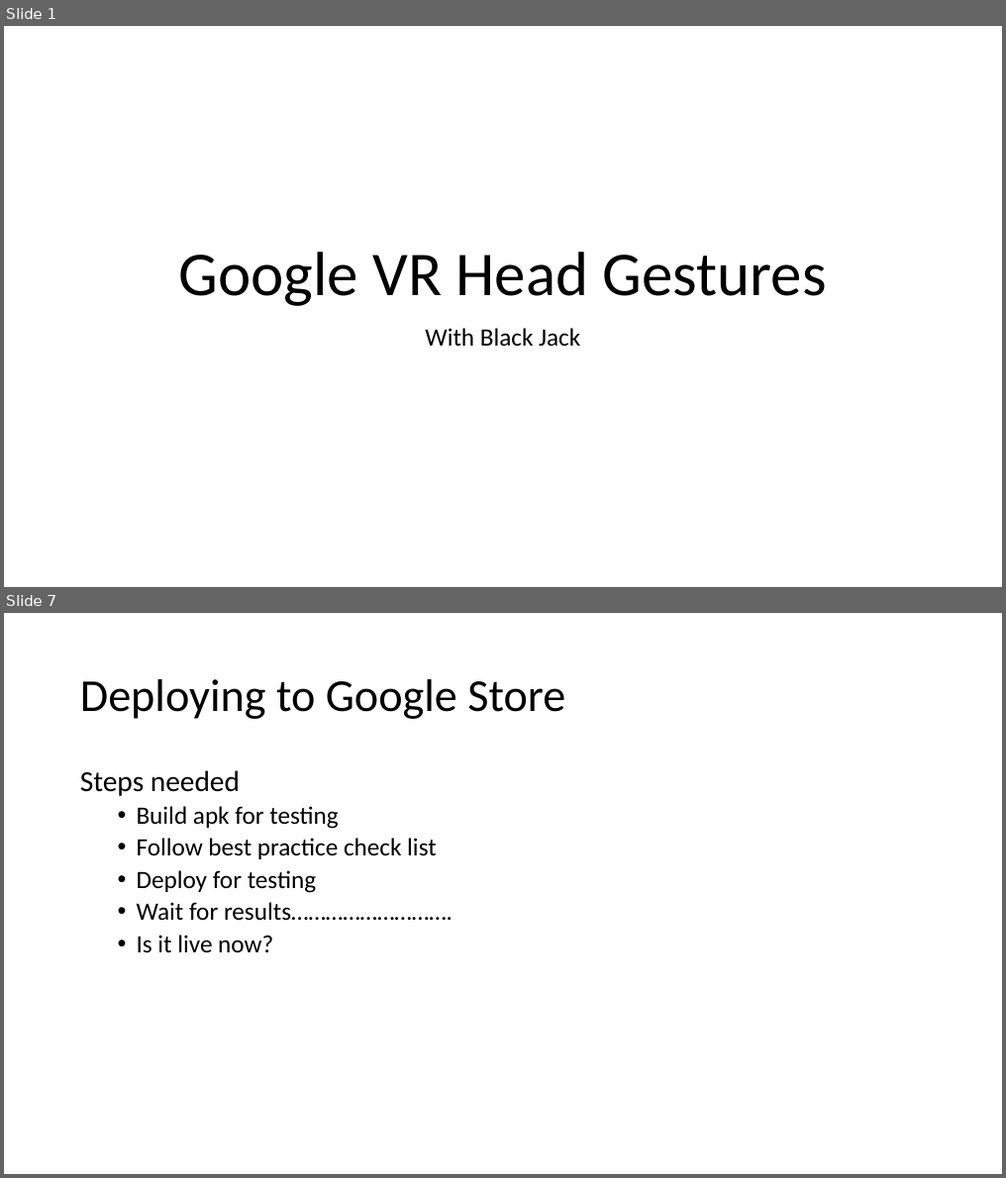
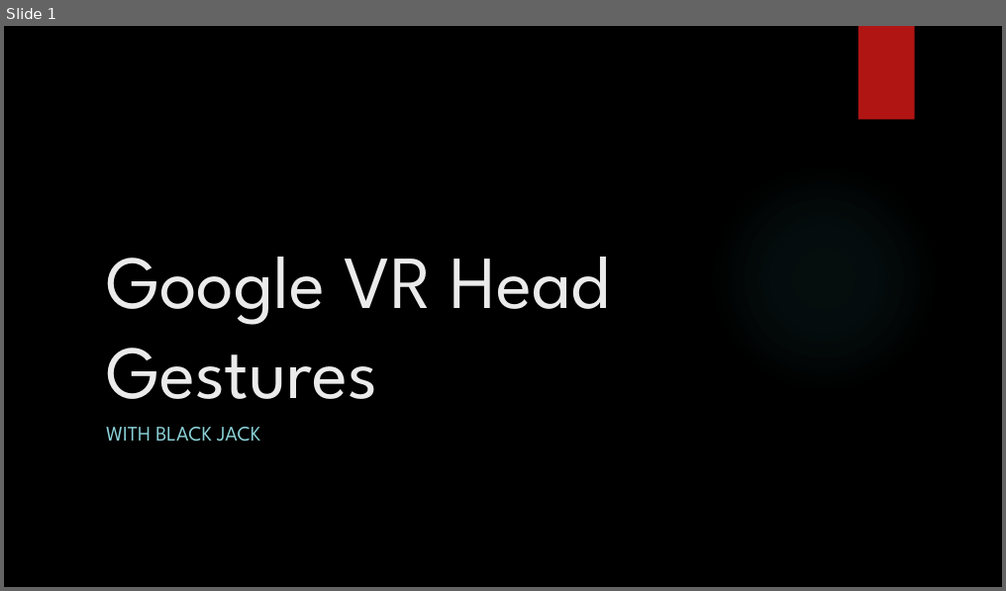
Before and after one commit to kevgleeson78/Gesture-Based-UI-Project, a slide deck: Presentation/New Microsoft PowerPoint Presentation.pptx. Shown one above the other, each under a label of ours: slides 1 and 7 before the commit, slide 1 after it; the slides between them are not shown. The pictures are 1006x1178 and 1006x591 pixels, drawn with LibreOffice and Linux fonts; fonts in the diff are those of the drawing; background and template pictures are left out. Boxes give left, top, right and bottom in pixels: in the first picture for what was removed or moved away, otherwise in the second. Text is boxed around its words. In the diff, an @@ line names an element or a change of style, - is before the commit and + after.

```diff
--- a/Presentation/New Microsoft PowerPoint Presentation.pptx
+++ b/Presentation/New Microsoft PowerPoint Presentation.pptx
@@ slide 7 removed at bbox=[4, 613, 1002, 1174], background #FFFFFF @@
@@ title removed at bbox=[80, 679, 565, 719] @@
-Deploying to Google Store
@@ text removed at bbox=[80, 770, 452, 954] @@
-Steps needed
-  • Build apk for testing
-  • Follow best practice check list
-  • Deploy for testing
-  • Wait for results……………………….
-  • Is it live now?
@@ slide 1 changed as well @@
@@ background #FFFFFF to picture (left out) @@
@@ rectangle added at bbox=[858, 26, 915, 120], fill #B01513 @@
@@ title "Google VR Head Gestures": place and size @@
-title "Google VR Head Gestures" at bbox=[179, 252, 827, 306]
+title "Google VR Head Gestures" at bbox=[106, 257, 610, 399]
@@ title "Google VR Head Gestures" at bbox=[106, 257, 610, 399]: size 60 to 72 pt, font Calibri to League Spartan, text colour #000000 to #EBEBEB; alignment centre to left; line spacing 0.9 to 1 @@
@@ ellipse added at bbox=[709, 163, 939, 393], fill gradient #50B9C1 @@
@@ subtitle at bbox=[106, 427, 260, 442]: text changed; size 24 to 20 pt; font Calibri to League Spartan; text colour #000000 to #8AD0D6 @@
-With Black Jack
+WITH BLACK JACK
```
Also in this commit, not shown: 7 other slides changed, 1 other file.
